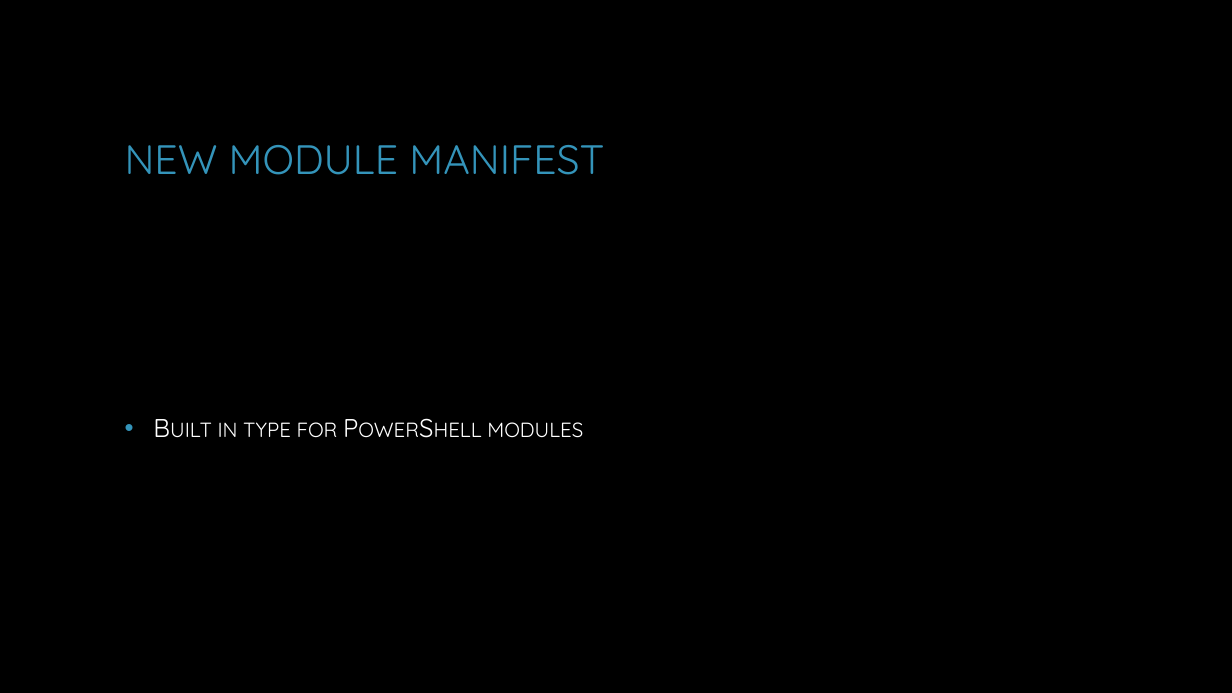
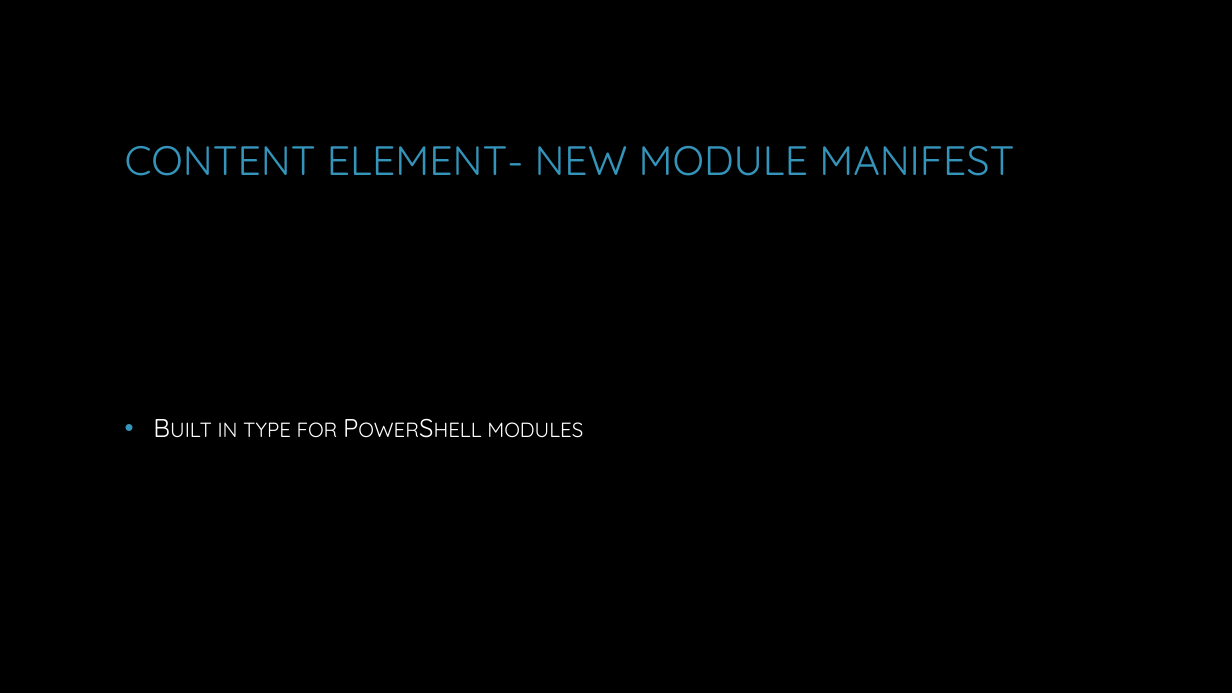
Before and after one commit to dchristian3188/DemoWorkingWithPlaster, a slide deck: slide 17 of Working with Plaster.pptx. Drawn at 1232x693 pixels with LibreOffice and Linux fonts; fonts in the diff are those of the drawing; background and template pictures are left out. Boxes give left, top, right and bottom in pixels: in the first picture for what was removed or moved away, otherwise in the second. Text is boxed around its words. In the diff, an @@ line names an element or a change of style, - is before the commit and + after.

```diff
--- a/Working with Plaster.pptx
+++ b/Working with Plaster.pptx
@@ title at (125, 146, 1014, 176): text changed @@
-NEW MODULE MANIFEST
+CONTENT ELEMENT- NEW MODULE MANIFEST
```
Also in this commit, not shown: 6 other slides changed, 2 slides added, 5 other files.
